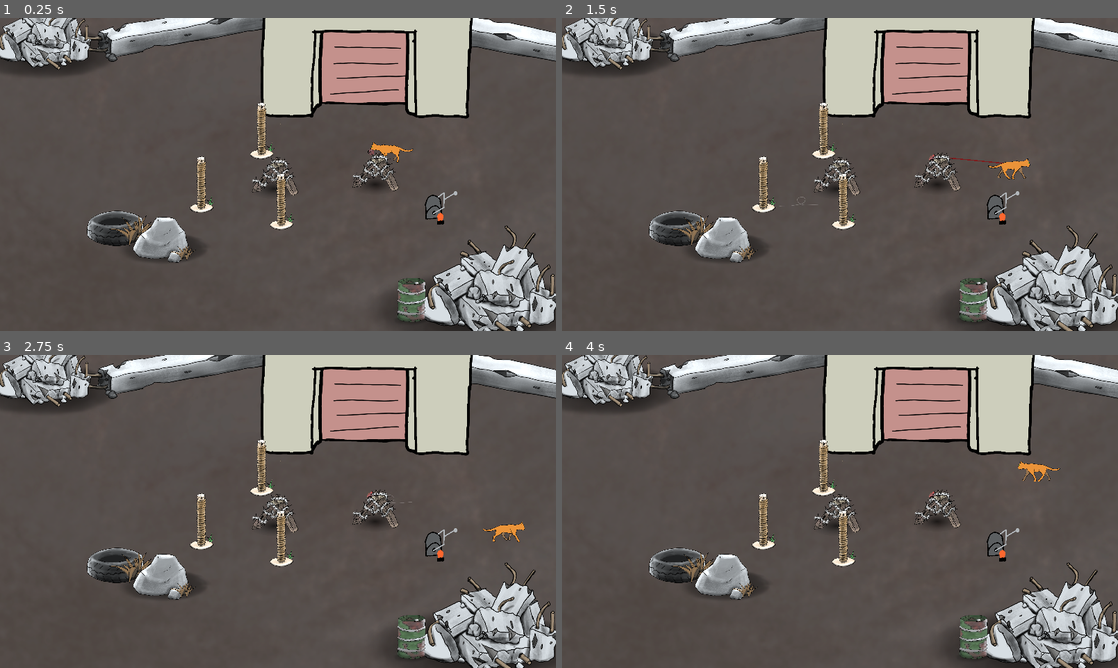
Above: before the commit, frames 1-4 (two rows, left to right).
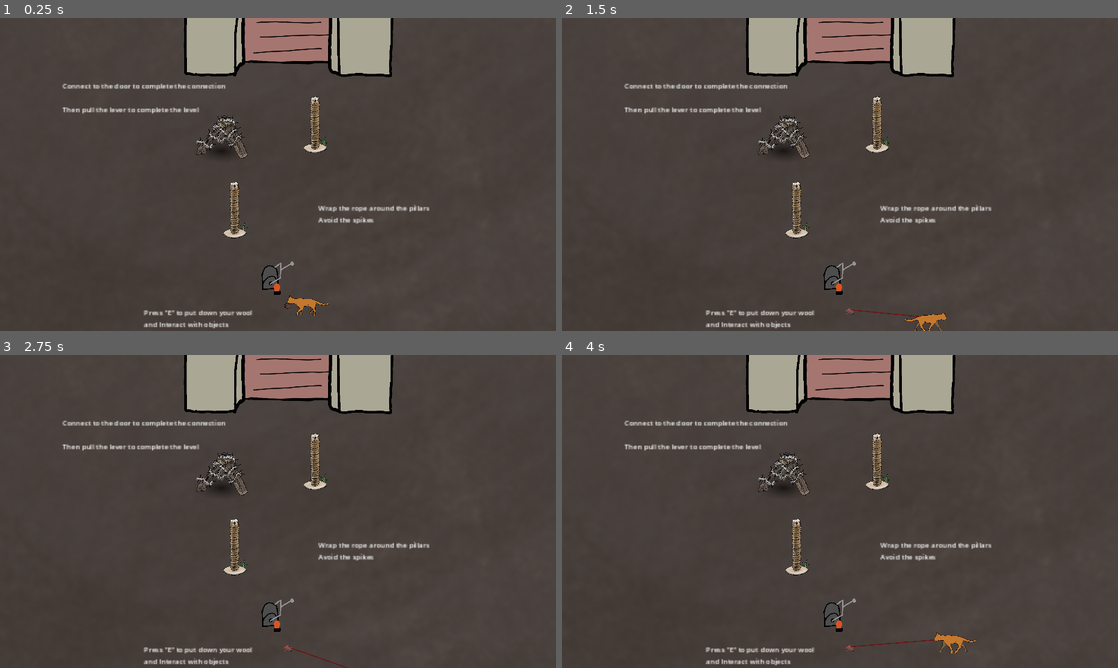
Above: after the commit, the same moments.

Repository: Flodurs/Godotwildjam63
Game: Godot game, scene res://szenen/Levels/level_0.tscn
Two runs of this game, one before a commit and one after it. Both use one fixed random seed, a clock stepped at 60 frames per second and the inputs below. Before the commit the project starts from res://szenen/Levels/level_1.tscn.
Inputs:
- Up to frame 1 (0.25 s): no input
- Up to frame 2 (1.5 s): tap E (Interaktion) at 0.5, 0.6, 1.25, 1.35 s; hold D (mRight) 0.53-1.28 s; hold S (mDown) from 1.28 s (still down)
- Up to frame 3 (2.75 s): tap E (Interaktion) at 2, 2.1 s; release S (mDown) at 2.03 s; hold D (mRight) from 2.03 s (still down)
- Up to frame 4 (4 s): tap E (Interaktion) at 2.75, 2.85, 3.5, 3.6 s; release D (mRight) at 2.78 s; hold W (mUp) 2.78-3.53 s; hold A (mLeft) from 3.53 s (still down)

The runs differ from the first frame. In frame 1, 30% of the frame differs, in the area x 0-100%, y 0-100%; in frame 2, 30%; in frame 3, 30%; in frame 4, 30%.

Commit message:
Level00000

Diff:
--- a/project.godot
+++ b/project.godot
@@ -11,7 +11,7 @@
 [application]
 
 config/name="Godotwildjam 63"
-run/main_scene="res://szenen/Levels/level_1.tscn"
+run/main_scene="res://szenen/Levels/level_0.tscn"
 config/features=PackedStringArray("4.1", "Forward Plus")
 config/icon="res://icon.svg"
 
--- /dev/null
+++ b/szenen/Levels/level_0.gd
@@ -0,0 +1,12 @@
+extends level_parent
+var next_scene: String = "res://szenen/Levels/level_1.tscn"
+
+# Called when the node enters the scene tree for the first time.
+func _ready():
+	pass # Replace with function body.
+
+
+# Called every frame. 'delta' is the elapsed time since the previous frame.
+func _process(delta):
+	if !zielErreicht && $Objects/Schalter.isConnected && $Objects/Door.canBeOpened:
+		zielErreicht = true
--- /dev/null
+++ b/szenen/Levels/level_0.tscn
@@ -0,0 +1,65 @@
+[gd_scene load_steps=8 format=3 uid="uid://dbwmollj5tjnp"]
+
+[ext_resource type="PackedScene" uid="uid://ct8c5s7tamylk" path="res://szenen/level/Level.tscn" id="1_515rf"]
+[ext_resource type="Texture2D" uid="uid://bg5ashs80v1nv" path="res://assets/sprites/Background/floor.png" id="2_umgtj"]
+[ext_resource type="Script" path="res://szenen/Levels/level_0.gd" id="2_urqw5"]
+[ext_resource type="PackedScene" uid="uid://c8tfpt2p2vro2" path="res://szenen/objekte/schalter.tscn" id="3_b6yfu"]
+[ext_resource type="PackedScene" uid="uid://bnaxmo8xg4yjm" path="res://szenen/objekte/door.tscn" id="3_jkce6"]
+[ext_resource type="PackedScene" uid="uid://d0sprmhk4yyal" path="res://szenen/objekte/Pillar.tscn" id="3_liu1v"]
+[ext_resource type="PackedScene" uid="uid://cwh7edg1y4haq" path="res://szenen/objekte/spiked_barricade.tscn" id="4_nrow8"]
+
+[node name="level_0" instance=ExtResource("1_515rf")]
+script = ExtResource("2_urqw5")
+
+[node name="Katze" parent="." index="0"]
+position = Vector2(136, 685)
+
+[node name="Door" parent="Objects" index="0" instance=ExtResource("3_jkce6")]
+position = Vector2(56, -896)
+
+[node name="Schalter" parent="Objects" index="1" instance=ExtResource("3_b6yfu")]
+position = Vector2(-23, 511)
+
+[node name="Spiked_barricade" parent="Objects" index="2" instance=ExtResource("4_nrow8")]
+position = Vector2(-276, -118)
+scale = Vector2(0.559999, 0.559999)
+
+[node name="Pillar" parent="Pillars" index="0" instance=ExtResource("3_liu1v")]
+position = Vector2(-215, 286)
+
+[node name="Pillar2" parent="Pillars" index="1" instance=ExtResource("3_liu1v")]
+position = Vector2(182, -134)
+
+[node name="Backgorund" type="Sprite2D" parent="." index="6"]
+z_index = -4
+scale = Vector2(2, 2)
+texture = ExtResource("2_umgtj")
+metadata/_edit_lock_ = true
+
+[node name="pressE" type="Label" parent="." index="7"]
+offset_left = -662.0
+offset_top = 653.0
+offset_right = -414.0
+offset_bottom = 679.0
+scale = Vector2(2.16, 2.16)
+text = "Press \"E\" to put down your wool
+and Interact with objects"
+
+[node name="wrapRope" type="Label" parent="." index="8"]
+offset_left = 199.0
+offset_top = 138.0
+offset_right = 447.0
+offset_bottom = 190.0
+scale = Vector2(2.16, 2.16)
+text = "Wrap the rope around the pillars
+Avoid the spikes"
+
+[node name="connectToDoor" type="Label" parent="." index="9"]
+offset_left = -1063.0
+offset_top = -464.0
+offset_right = -692.0
+offset_bottom = -386.0
+scale = Vector2(2.16, 2.16)
+text = "Connect to the door to complete the connection
+
+Then pull the lever to complete the level"
--- a/szenen/Levels/level_1.tscn
+++ b/szenen/Levels/level_1.tscn
@@ -16,7 +16,7 @@
 [ext_resource type="PackedScene" uid="uid://bnaxmo8xg4yjm" path="res://szenen/objekte/door.tscn" id="14_elfmc"]
 [ext_resource type="PackedScene" uid="uid://cwh7edg1y4haq" path="res://szenen/objekte/spiked_barricade.tscn" id="14_ru02u"]
 
-[node name="level1" groups=["Level"] instance=ExtResource("1_chtnv")]
+[node name="level1" instance=ExtResource("1_chtnv")]
 script = ExtResource("2_a1d08")
 
 [node name="WindEmitter" parent="." index="0" instance=ExtResource("9_k7bob")]
@@ -70,23 +70,7 @@
 [node name="Pillar3" parent="Pillars" index="2" instance=ExtResource("2_088v0")]
 position = Vector2(15, 244)
 
-[node name="Backgorund" type="Sprite2D" parent="." index="6"]
-z_index = -4
-scale = Vector2(2, 2)
-texture = ExtResource("10_kppow")
-metadata/_edit_lock_ = true
-
-[node name="CanvasModulate" type="CanvasModulate" parent="." index="7"]
-top_level = true
-color = Color(0.776471, 0.811765, 0.839216, 1)
-
-[node name="DirectionalLight2D" type="DirectionalLight2D" parent="." index="8"]
-position = Vector2(-2559, -1314)
-rotation = -0.785398
-energy = 0.42
-height = 1.0
-
-[node name="Shadows" parent="." index="9"]
+[node name="Shadows" parent="." index="5"]
 z_index = -1
 
 [node name="Sprite2D" type="Sprite2D" parent="Shadows" index="0"]
@@ -107,6 +91,22 @@
 scale = Vector2(0.43, 0.155)
 texture = ExtResource("12_bgoay")
 
+[node name="Backgorund" type="Sprite2D" parent="." index="6"]
+z_index = -4
+scale = Vector2(2, 2)
+texture = ExtResource("10_kppow")
+metadata/_edit_lock_ = true
+
+[node name="CanvasModulate" type="CanvasModulate" parent="." index="7"]
+top_level = true
+color = Color(0.776471, 0.811765, 0.839216, 1)
+
+[node name="DirectionalLight2D" type="DirectionalLight2D" parent="." index="8"]
+position = Vector2(-2559, -1314)
+rotation = -0.785398
+energy = 0.42
+height = 1.0
+
 [node name="Schalter" parent="." index="10" instance=ExtResource("13_1k5b6")]
 position = Vector2(783, 164)
 
--- a/szenen/level/Level.tscn
+++ b/szenen/level/Level.tscn
@@ -4,7 +4,7 @@
 [ext_resource type="PackedScene" uid="uid://ceheqoktc83rp" path="res://szenen/entitys/katze.tscn" id="1_fv7qr"]
 [ext_resource type="PackedScene" uid="uid://b7732dj7h1yrt" path="res://szenen/objekte/seil.tscn" id="7_xqpbt"]
 
-[node name="level" type="Node2D" groups=["LevelNode"]]
+[node name="level" type="Node2D" groups=["Level", "LevelNode"]]
 y_sort_enabled = true
 script = ExtResource("1_6dvvy")
 
@@ -20,7 +20,6 @@
 [node name="Pillars" type="Node2D" parent="."]
 y_sort_enabled = true
 
+[node name="Shadows" type="Node2D" parent="."]
+
 [node name="Seil" parent="." instance=ExtResource("7_xqpbt")]
-z_index = -1
-
-[node name="Shadows" type="Node2D" parent="."]
--- a/szenen/objekte/seil.gd
+++ b/szenen/objekte/seil.gd
@@ -184,9 +184,8 @@
 
 	if get_tree().get_nodes_in_group("LevelNode")[0].zielErreicht:
 		get_tree().get_nodes_in_group("Seilabschnitt").front().queue_free()
-		var twee = create_tween()
-		twee.set_parallel(false)
-		$minitimer.wait_time = 0.05
+
+		$minitimer.wait_time = 0.01
 		for i in get_tree().get_nodes_in_group("Seilabschnitt"):
 			i.get_children()[0].default_color = "3db3c7"
 			$minitimer.start()
@@ -194,10 +193,15 @@
 		$minitimer.wait_time = 0.2
 		$minitimer.start()
 		await $minitimer.timeout
-		$minitimer.wait_time = 0.05
+		$minitimer.wait_time = 0.01
 		for i in get_tree().get_nodes_in_group("Seilabschnitt"):
 			i.get_children()[0].default_color = "ff0000"
 			$minitimer.start()
 			await $minitimer.timeout
 			i.remove_from_group("Seilabschnitt")
+		for p in get_tree().get_nodes_in_group("Pillar"):
+			for s in p.get_children():
+				for i in s.get_groups():
+					if i == "Verdeckung":
+						s.default_color = "ff0000"
 		get_tree().get_first_node_in_group("Wolle").set_texture(get_tree().get_first_node_in_group("LevelNode").kneulTextur)
Not shown: 1 places in szenen/objekte/door.tscn that only renumber resources
